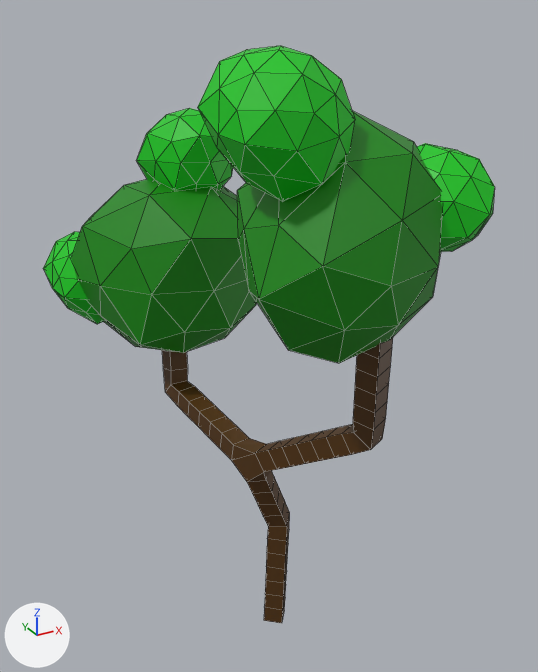
The Blender file Give Up!/Assets/Objects/Low Poly Tree2.blend, before and after one commit.
Before and after are seen from a 50 mm lens placed at (-7.85, -13.92, 15.19), pointed at (0.34, 0.96, 7.75). Lighting does not change. The marker at lower left points along +X, +Y and +Z. Mesh edges are drawn as thin lines.

The scene before the commit, as lines of its bpy script (objects in view):
```python
ob_ico球 = bpy.data.objects.new('ICO球', me_ico球)
ob_ico球.location = (-2.21, 11.37, 25.94)
ob_ico球.scale = (6.81, 6.81, 6.81)
ob_ico球_001 = bpy.data.objects.new('ICO球.001', me_ico球_001)
ob_ico球_001.location = (4.39, -5.65, 29.67)
ob_ico球_001.rotation_euler = (1.84, 1.142, 0.0738)  # degrees (105, 65, 4.2)
ob_ico球_001.scale = (5.62, 5.62, 5.62)
ob_ico球_002 = bpy.data.objects.new('ICO球.002', me_ico球_002)
ob_ico球_002.location = (4.79, -9.05, 34.24)
ob_ico球_002.rotation_euler = (0.9, -0.0739, -0.693)  # degrees (52, -4.2, -40)
ob_ico球_002.scale = (2.91, 2.91, 2.91)
ob_ico球_003 = bpy.data.objects.new('ICO球.003', me_ico球_003)
ob_ico球_003.location = (-1.04, 10.32, 34.05)
ob_ico球_003.scale = (3.18, 3.18, 3.18)
ob_ico球_004 = bpy.data.objects.new('ICO球.004', me_ico球_004)
ob_ico球_004.location = (6.11, -4.35, 35.04)
ob_ico球_004.rotation_euler = (-1.941, -1.081, 0.344)  # degrees (-111, -62, 20)
ob_ico球_004.scale = (3.18, 3.18, 3.18)
ob_ico球_005 = bpy.data.objects.new('ICO球.005', me_ico球_005)
ob_ico球_005.location = (-7.63, 15.13, 24.83)
ob_ico球_005.rotation_euler = (-1.941, -1.081, 0.344)  # degrees (-111, -62, 20)
ob_ico球_005.scale = (3.18, 3.18, 3.18)
ob_平面 = bpy.data.objects.new('平面', me_平面)
ob_平面.location = (0.0, 0.0, 0.0)
```
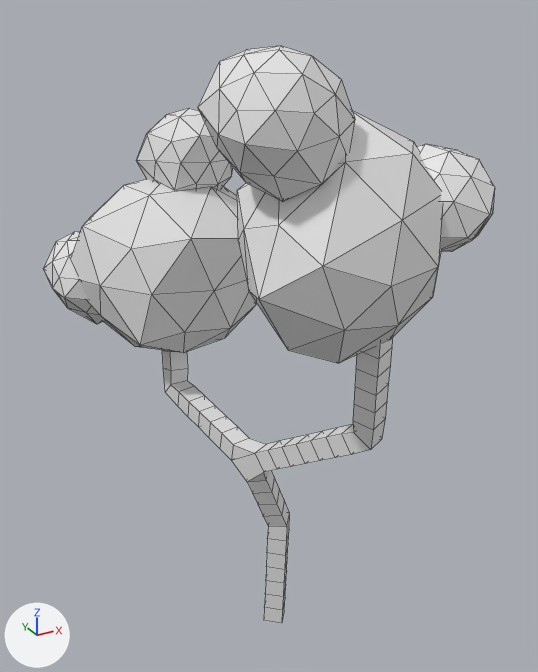
Location of each change, (x1, y1, x2, y2) in pixels of the pictures (538 x 672 px):
```json
{"object": "ICO球.001", "change": "recoloured", "before": [237, 111, 442, 363], "after": [237, 111, 442, 363], "on screen": "green to grey"}
{"object": "ICO球", "change": "recoloured", "before": [71, 179, 257, 353], "after": [71, 179, 257, 353], "on screen": "green to grey"}
{"object": "ICO球.004", "change": "recoloured", "before": [198, 46, 355, 202], "after": [198, 46, 355, 202], "on screen": "green to grey"}
{"object": "平面", "change": "recoloured", "before": [162, 337, 393, 623], "after": [162, 337, 393, 623], "on screen": "brown to grey"}
{"object": "ICO球.003", "change": "recoloured", "before": [137, 108, 233, 191], "after": [137, 108, 233, 191], "on screen": "green to grey"}
{"object": "ICO球.002", "change": "recoloured", "before": [417, 143, 495, 252], "after": [417, 143, 495, 252], "on screen": "green to white"}
{"object": "ICO球.005", "change": "recoloured", "before": [43, 232, 104, 324], "after": [43, 232, 104, 324], "on screen": "green to white"}
```

The change, as JSON lines over the scene's bpy script:
```json
{"block": "me_平面", "where": "me_平面.from_pydata(...)  # 7 vertices, 0 faces, 6 loose edges; spans x -1.32..0.66, y -3.35..3.79, z -0.39..10.37"}
{"op": "remove", "block": "me_平面", "code": "me_平面.materials.append(mat_マテリアル)  # brown #533303"}
{"block": "me_ico球_005", "where": "me_ico球_005.from_pydata(...)  # 42 vertices, 80 faces; spans x -4.728..-3.987, y 3.471..4.221, z -2.492..-1.775"}
{"op": "remove", "block": "me_ico球_005", "code": "me_ico球_005.materials.append(mat_マテリアル_002)  # green #00c610"}
{"block": "me_ico球_004", "where": "me_ico球_004.from_pydata(...)  # 42 vertices, 80 faces; spans x -7.357..-6.615, y 0.425..1.175, z 1.337..2.053"}
{"op": "remove", "block": "me_ico球_004", "code": "me_ico球_004.materials.append(mat_マテリアル_002)  # green #00c610"}
{"block": "me_ico球_003", "where": "me_ico球_003.from_pydata(...)  # 42 vertices, 80 faces; spans x -0.186..0.555, y -2.424..-1.674, z -7.357..-6.641"}
{"op": "remove", "block": "me_ico球_003", "code": "me_ico球_003.materials.append(mat_マテリアル_002)  # green #00c610"}
{"block": "me_ico球_002", "where": "me_ico球_002.from_pydata(...)  # 42 vertices, 80 faces; spans x -3.063..-2.322, y -5.699..-4.949, z -5.72..-5.003"}
{"op": "remove", "block": "me_ico球_002", "code": "me_ico球_002.materials.append(mat_マテリアル_002)  # green #00c610"}
{"block": "me_ico球_001", "where": "me_ico球_001.from_pydata(...)  # 42 vertices, 80 faces; spans x 2.286..3.028, y -2.491..-1.741, z -0.393..0.323"}
{"op": "remove", "block": "me_ico球_001", "code": "me_ico球_001.materials.append(mat_マテリアル_001)  # green #0b8800"}
{"block": "me_ico球", "where": "me_ico球.from_pydata(...)  # 42 vertices, 80 faces; spans x -0.19..0.551, y -1.421..-0.671, z -2.86..-2.143"}
{"op": "remove", "block": "me_ico球", "code": "me_ico球.materials.append(mat_マテリアル_001)  # green #0b8800"}
```
